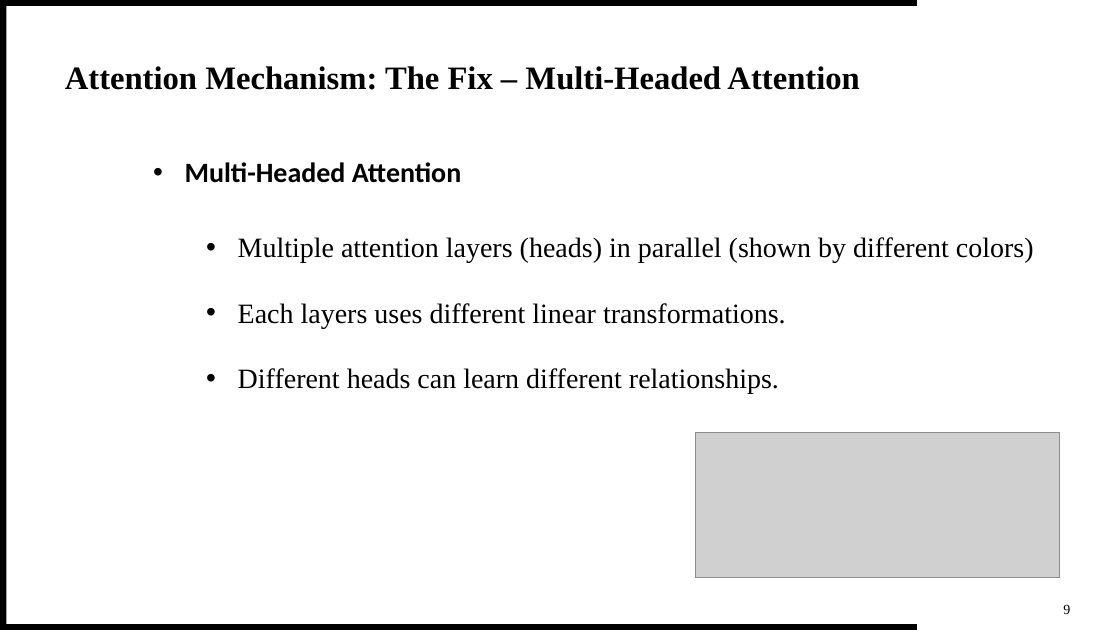
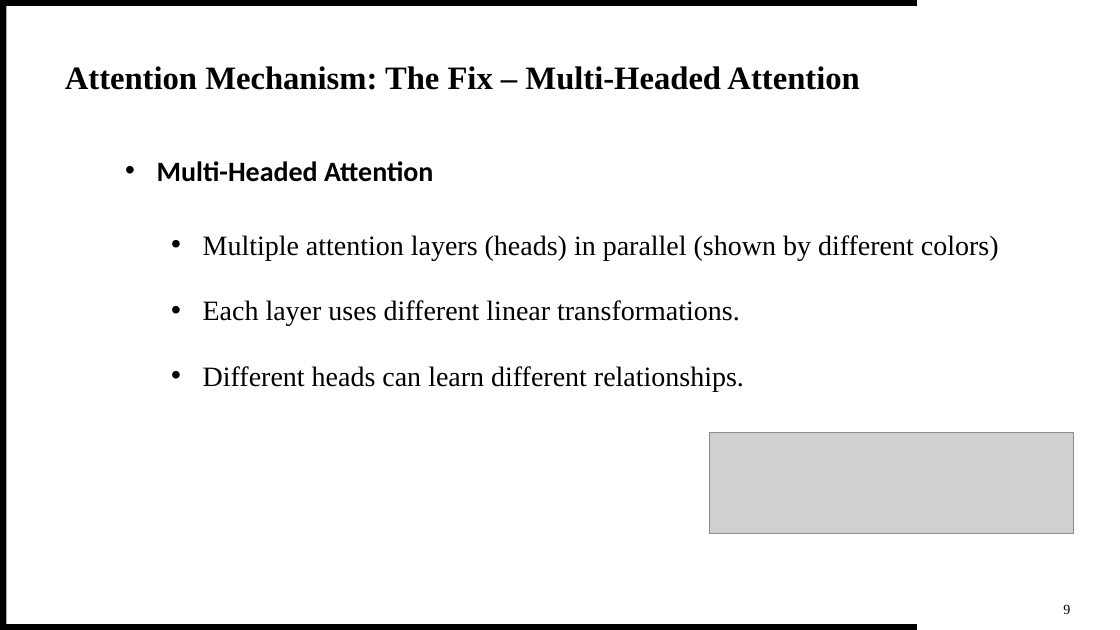
Before and after one commit to theQuert/inlpfun, a slide deck: slide 10 of Lab/REP.pptx. Drawn at 1120x630 pixels with LibreOffice and Linux fonts; fonts in the diff are those of the drawing; grey boxes stand for pictures. Boxes give left, top, right and bottom in pixels: in the first picture for what was removed or moved away, otherwise in the second. Text is boxed around its words. In the diff, an @@ line names an element or a change of style, - is before the commit and + after.

Commit message:
Update "Current Progress: Update REP"

```diff
--- a/Lab/REP.pptx
+++ b/Lab/REP.pptx
@@ text "Multi-Headed Attention": place and size @@
-text "Multi-Headed Attention" at (185,162,461,183)
+text "Multi-Headed Attention" at (157,161,433,182)
@@ text "Multiple attention layers (heads) in ...": place and size @@
-text "Multiple attention layers (heads) in ..." at (238,237,1034,263)
+text "Multiple attention layers (heads) in ..." at (203,235,999,260)
@@ text at (203,300,740,326): text changed @@
-• Each layers uses different linear transformations.
+• Each layer uses different linear transformations.
@@ text "Different heads can learn different ...": place and size @@
-text "Different heads can learn different ..." at (238,368,779,394)
+text "Different heads can learn different ..." at (203,366,744,391)
@@ picture: place and size @@
-picture at (696,432,1060,577)
+picture at (709,433,1073,534)
```
Also in this commit, not shown: 6 other slides changed.
